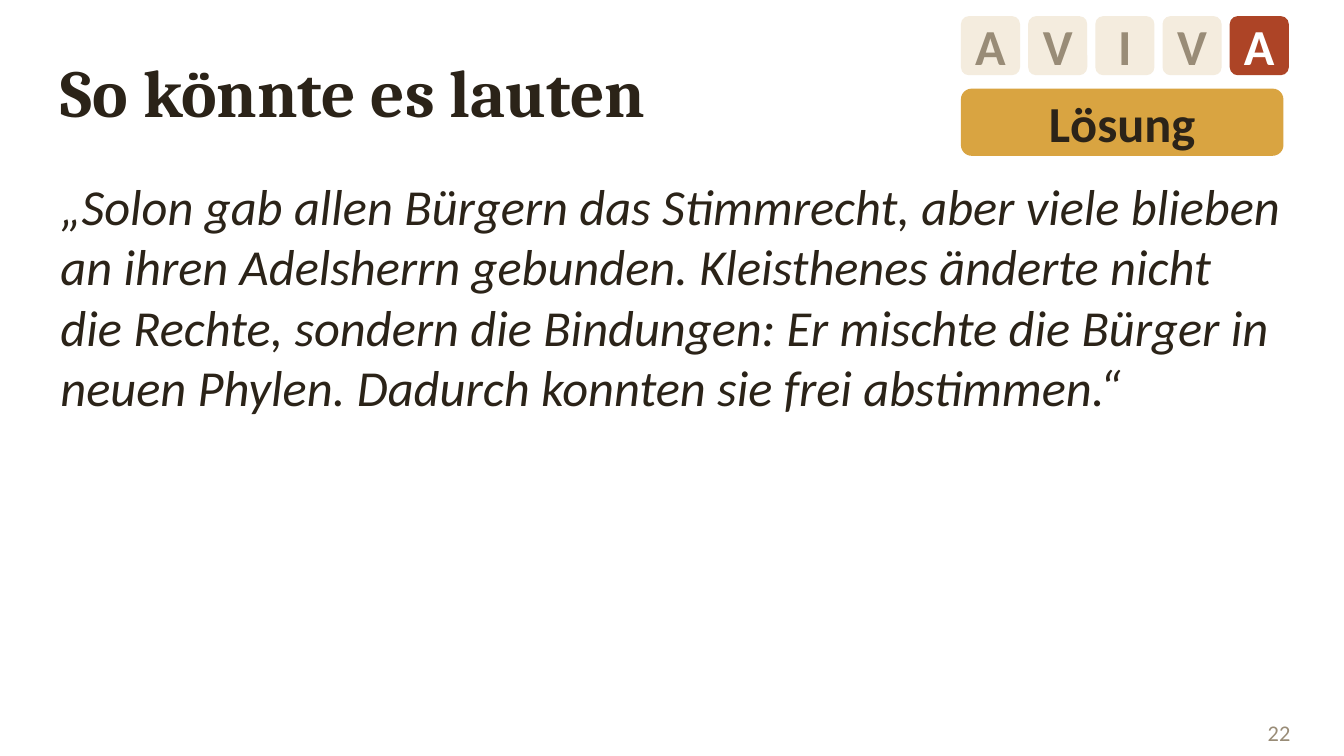
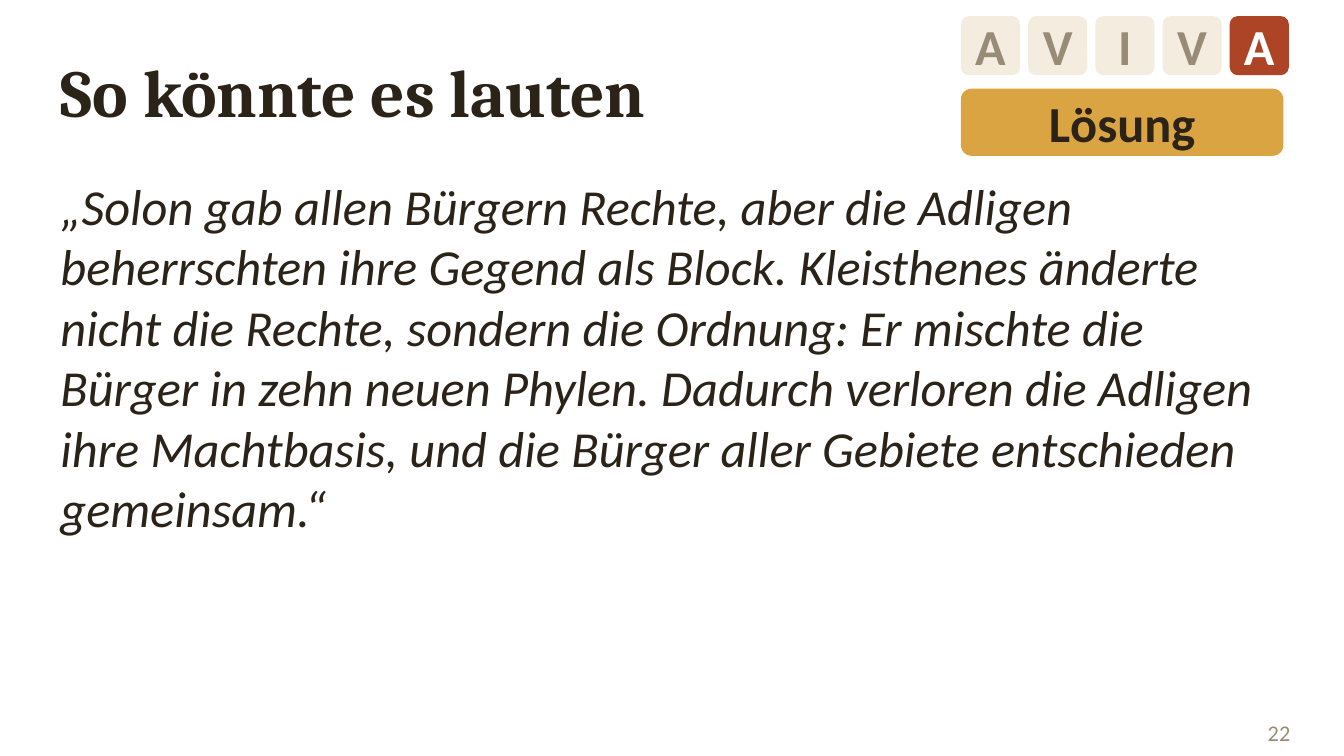
Before and after one commit to golzkonstantin-gif/Schule, a slide deck: slide 22 of Geschichte_11/Stunde_Kleisthenes/Folien_Kleisthenes.pptx. Drawn at 1344x756 pixels with LibreOffice and Linux fonts; fonts in the diff are those of the drawing. Boxes give left, top, right and bottom in pixels: in the first picture for what was removed or moved away, otherwise in the second. Text is boxed around its words. In the diff, an @@ line names an element or a change of style, - is before the commit and + after.

```diff
--- a/Geschichte_11/Stunde_Kleisthenes/Folien_Kleisthenes.pptx
+++ b/Geschichte_11/Stunde_Kleisthenes/Folien_Kleisthenes.pptx
@@ text at bbox=[60, 190, 1252, 536]: text changed @@
-„Solon gab allen Bürgern das Stimmrecht, aber viele blieben an ihren Adelsherrn gebunden. Kleisthenes änderte nicht die Rechte, sondern die Bindungen: Er mischte die Bürger in neuen Phylen. Dadurch konnten sie frei abstimmen.“
+„Solon gab allen Bürgern Rechte, aber die Adligen beherrschten ihre Gegend als Block. Kleisthenes änderte nicht die Rechte, sondern die Ordnung: Er mischte die Bürger in zehn neuen Phylen. Dadurch verloren die Adligen ihre Machtbasis, und die Bürger aller Gebiete entschieden gemeinsam.“
```
Also in this commit, not shown: 11 other slides changed, 19 other files.
